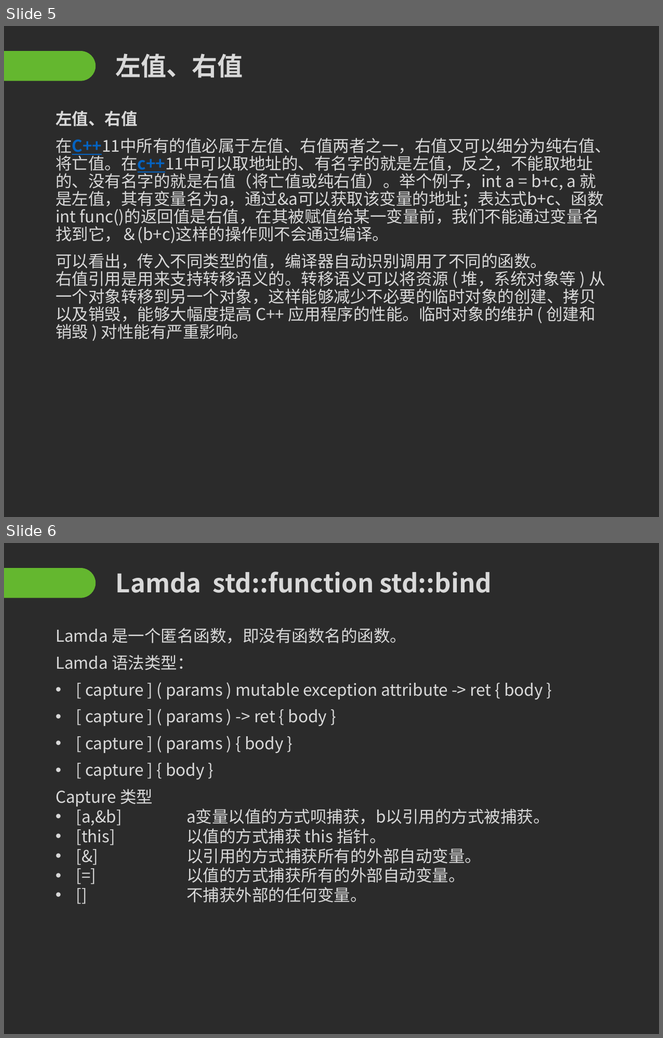
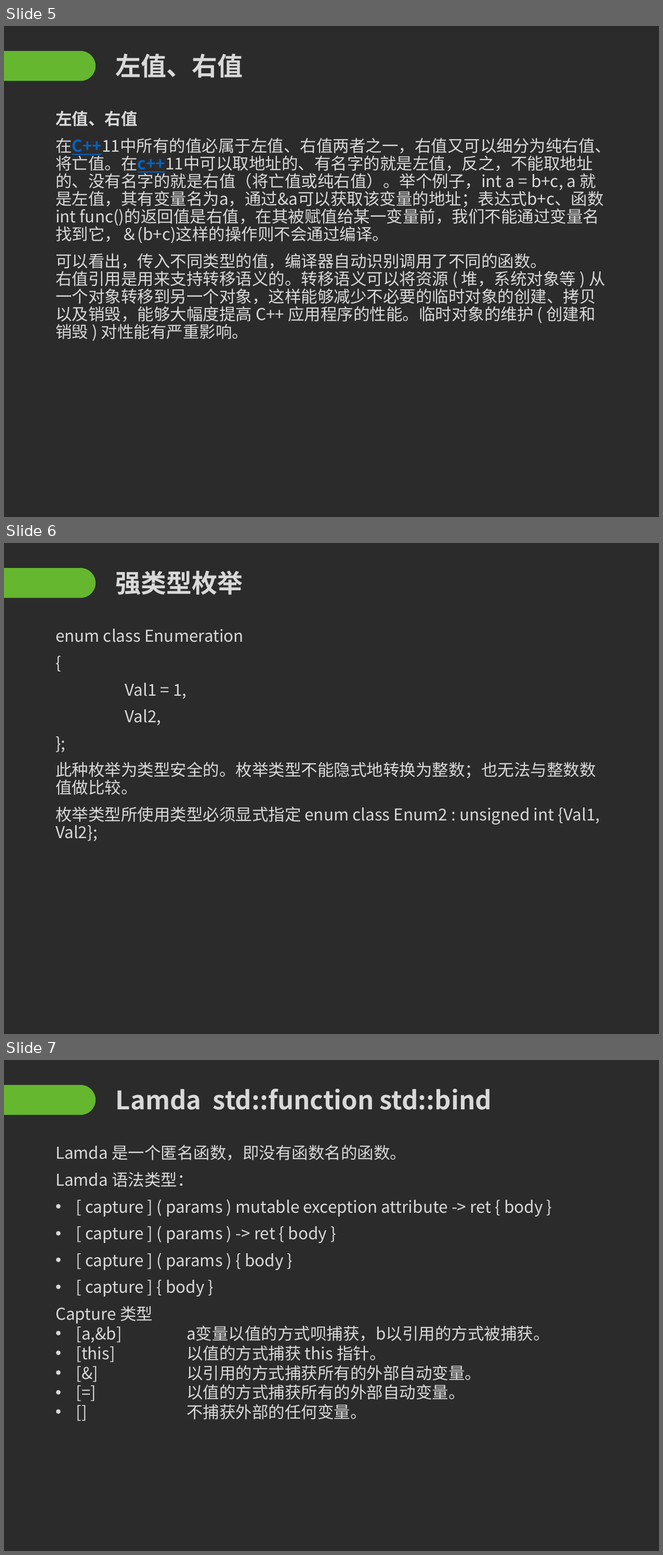
Before and after one commit to Mr-WangJin/cpp11, a slide deck: c++11.pptx. Shown one above the other, each under a label of ours: slides 5 and 6 before the commit, slides 5, 6 and 7 after it. The pictures are 663x1038 and 663x1555 pixels, drawn with LibreOffice and Linux fonts; fonts in the diff are those of the drawing; background and template pictures are left out; a plain dark background stands for a picture behind light text. Boxes give left, top, right and bottom in pixels: in the first picture for what was removed or moved away, otherwise in the second. Text is boxed around its words. In the diff, an @@ line names an element or a change of style, - is before the commit and + after.

```diff
--- a/c++11.pptx
+++ b/c++11.pptx
@@ slide 6 added at <box>4,543,659,1034</box>, background picture (left out); not listed: 1 template element that a slide beside it also shows @@
@@ title added at <box>116,571,243,595</box>, 28 pt, text #D9D9D9, bold @@
+强类型枚举
@@ text added at <box>55,629,600,841</box>, 18 pt, text #D9D9D9 @@
+enum class Enumeration
+{
+Val1 = 1,
+Val2,
+};
+此种枚举为类型安全的。枚举类型不能隐式地转换为整数；也无法与整数数值做比较。
+枚举类型所使用类型必须显式指定 enum class Enum2 : unsigned int {Val1, Val2};
@@ what was slide 6 is now slide 7 @@
```
Also in this commit, not shown: 1 slide changed, 2 other files.
